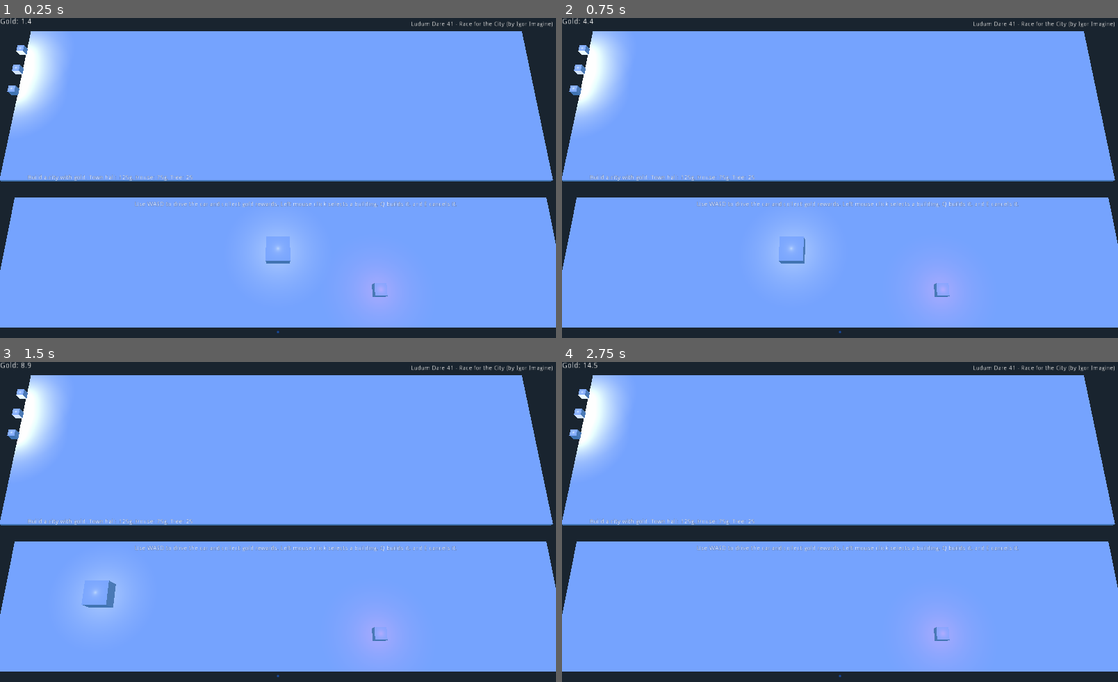
Above: before the commit, frames 1-4 (two rows, left to right).
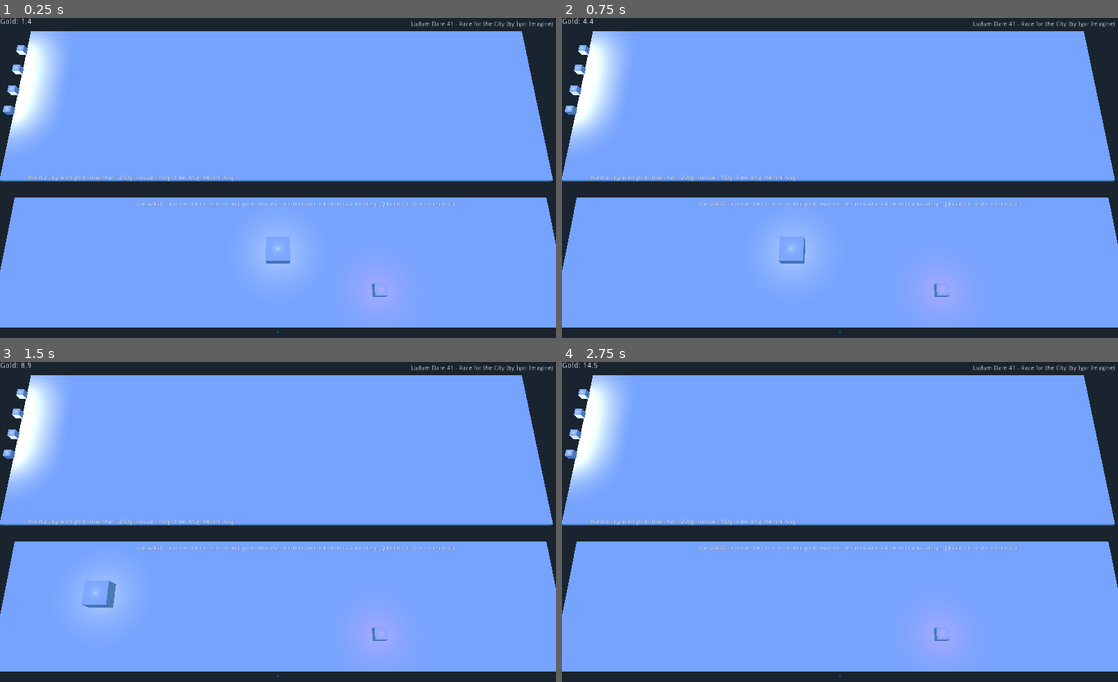
Above: after the commit, the same moments.

Repository: igorimagine/ld41-race-for-the-city
Game: Godot game, scene res://scenes/Game.tscn
Same seed, same stepped clock (60 frames per second), same inputs: the game is played once before the commit and once after it.
Inputs (mouse positions are in pixels of both pictures, inside the frame that each line leads up to):
- Up to frame 1 (0.25 s): no input
- Up to frame 2 (0.75 s): move the mouse to (962, 165) at 0.52 s; hold A (A) from 0.53 s (still down)
- Up to frame 3 (1.5 s): tap E (E) at 0.8, 1.35 s; move the mouse to (166, 541) at 1.27 s; release A (A) at 1.28 s
- Up to frame 4 (2.75 s): tap Q (Q) at 1.55, 2.1 s; tap Enter at 2 s; move the mouse to (895, 451) at 2.02 s; hold S (S) from 2.03 s (still down)

The runs differ from the first frame. In frame 1, 0.9% of the frame differs, in the area x 0-43%, y 16-51%; in frame 2, 0.9%; in frame 3, 0.9%; in frame 4, 0.9%.

Commit message:
First published version!

Diff:
--- a/ttr1/scenes/BasicBench1.tscn
+++ b/ttr1/scenes/BasicBench1.tscn
@@ -6,12 +6,12 @@
 
 [node name="Cube" parent="." index="0"]
 
-transform = Transform( 0.193183, 0, -0.546756, 0, 0.25, 0, 0.158683, 0, 0.665632, 0, 1.01035, 0 )
+transform = Transform( 0.193183, 0, -0.546756, 0, 0.25, 0, 0.158683, 0, 0.665632, 0, 0.212587, 0 )
 _sections_unfolded = [ "Transform" ]
 
 [node name="BBenchOmniLight" type="OmniLight" parent="." index="2"]
 
-transform = Transform( 1, 0, 0, 0, 1, 0, 0, 0, 1, 0.582784, 1.48306, 0 )
+transform = Transform( 1, 0, 0, 0, 1, 0, 0, 0, 1, -0.0659114, 0.726779, 0.332926 )
 layers = 1
 light_color = Color( 1, 1, 1, 1 )
 light_energy = 1.0
@@ -26,7 +26,7 @@
 shadow_contact = 0.0
 shadow_reverse_cull_face = false
 editor_only = false
-omni_range = 2.3
+omni_range = 0.8
 omni_attenuation = 1.0
 omni_shadow_mode = 1
 omni_shadow_detail = 1
--- a/ttr1/scenes/Game.tscn
+++ b/ttr1/scenes/Game.tscn
@@ -375,7 +375,36 @@
 omni_shadow_mode = 1
 omni_shadow_detail = 1
 
-[node name="YellowCubeSpatial" type="Spatial" parent="." index="13"]
+[node name="BenchUISpatial" type="Spatial" parent="." index="13"]
+
+transform = Transform( 0.33, 0, 0, 0, 0.33, 0, 0, 0, 0.33, -25.218, 0, -13.1925 )
+_sections_unfolded = [ "Transform" ]
+
+[node name="BenchUICube" parent="BenchUISpatial" index="0" instance=ExtResource( 2 )]
+
+[node name="BenchUIOmniLight" type="OmniLight" parent="BenchUISpatial" index="1"]
+
+transform = Transform( 1, 0, 0, 0, 1, 0, 0, 0, 1, 0, 1.05151, 0 )
+layers = 1
+light_color = Color( 1, 1, 1, 1 )
+light_energy = 1.0
+light_indirect_energy = 1.0
+light_negative = false
+light_specular = 0.5
+light_bake_mode = 1
+light_cull_mask = -1
+shadow_enabled = false
+shadow_color = Color( 0, 0, 0, 1 )
+shadow_bias = 0.15
+shadow_contact = 0.0
+shadow_reverse_cull_face = false
+editor_only = false
+omni_range = 5.0
+omni_attenuation = 1.0
+omni_shadow_mode = 1
+omni_shadow_detail = 1
+
+[node name="YellowCubeSpatial" type="Spatial" parent="." index="14"]
 
 transform = Transform( 1, 0, 0, 0, 1, 0, 0, 0, 1, 68.2062, 0, -17.0712 )
 _sections_unfolded = [ "Transform" ]
@@ -406,12 +435,12 @@
 omni_shadow_mode = 1
 omni_shadow_detail = 1
 
-[node name="BasicTree1" parent="." index="14" instance=ExtResource( 4 )]
+[node name="BasicTree1" parent="." index="15" instance=ExtResource( 4 )]
 
 transform = Transform( 0.254988, 0, -0.209478, 0, 0.33, 0, 0.209478, 0, 0.254988, 0, 0, -11.5492 )
 visible = false
 
-[node name="BasicBench1" parent="." index="15" instance=ExtResource( 5 )]
+[node name="BasicBench1" parent="." index="16" instance=ExtResource( 5 )]
 
 transform = Transform( 1, 0, 0, 0, 1, 0, 0, 0, 1, -2.6194, 0, -13.4804 )
 visible = false
--- a/ttr1/scripts/Game.gd
+++ b/ttr1/scripts/Game.gd
@@ -14,15 +14,19 @@
 onready var ground_top = $GroundTop
 onready var yellow_cube_spatial = $YellowCubeSpatial
 #onready var yellow_cube_scene = load("res://scenes/YellowCube.tscn")
+onready var no_gold_label = $NoGoldErrMsgTextureRect/NoGoldErrMsgLabel
+onready var city_tutorial_label = $CityTutorialMsgTextureRect2/CityTutorialMsgLabel
 onready var basic_house_scene = load("res://scenes/BasicHouse3.tscn")
 onready var basic_town_hall_scene = load("res://scenes/BasicTownHall.tscn")
 onready var basic_tree_scene = load("res://scenes/BasicTree1.tscn")
-onready var no_gold_label = $NoGoldErrMsgTextureRect/NoGoldErrMsgLabel
-onready var city_tutorial_label = $CityTutorialMsgTextureRect2/CityTutorialMsgLabel
+onready var basic_bench_scene = load("res://scenes/BasicBench1.tscn")
+
+onready var test_prices = false
 
 onready var townhallBuildableEntity = null
 onready var houseBuildableEntity = null
 onready var treeBuildableEntity = null
+onready var benchBuildableEntity = null
 
 func _ready():
 	randomize()
@@ -31,17 +35,25 @@
 	townhallBuildableEntity = BuildableEntity.new()
 	townhallBuildableEntity.entity_ui_area = $TownHallUISpatial/TownHallUICube/Area
 	townhallBuildableEntity.scene_instance = basic_town_hall_scene
-	townhallBuildableEntity.gold_price = 125
+	townhallBuildableEntity.gold_price = 250
 	houseBuildableEntity = BuildableEntity.new()
 	houseBuildableEntity.entity_ui_area = $HouseUISpatial/HouseUICube/Area
 	houseBuildableEntity.scene_instance = basic_house_scene
-	houseBuildableEntity.gold_price = 75
-	#houseBuildableEntity.gold_price = 1
+	houseBuildableEntity.gold_price = 150
 	treeBuildableEntity = BuildableEntity.new()
 	treeBuildableEntity.entity_ui_area = $TreeUISpatial/TreeUICube/Area
 	treeBuildableEntity.scene_instance = basic_tree_scene
-	treeBuildableEntity.gold_price = 25
-	city_tutorial_label.text = "Build a city with gold. Town hall: " + str(townhallBuildableEntity.gold_price) + "g, House: " + str(houseBuildableEntity.gold_price) + "g, Tree: " + str(treeBuildableEntity.gold_price)
+	treeBuildableEntity.gold_price = 65
+	benchBuildableEntity = BuildableEntity.new()
+	benchBuildableEntity.entity_ui_area = $BenchUISpatial/BenchUICube/Area
+	benchBuildableEntity.scene_instance = basic_bench_scene
+	benchBuildableEntity.gold_price = 65
+	if test_prices:
+		townhallBuildableEntity.gold_price = 1
+		houseBuildableEntity.gold_price = 1
+		treeBuildableEntity.gold_price = 1
+		benchBuildableEntity.gold_price = 1
+	city_tutorial_label.text = "Build a city with gold. Town hall: " + str(townhallBuildableEntity.gold_price) + "g, House: " + str(houseBuildableEntity.gold_price) + "g, Tree: " + str(treeBuildableEntity.gold_price) + "g, Bench: " + str(benchBuildableEntity.gold_price) + "g"
 	pass
 
 class BuildableEntity:
@@ -119,12 +131,14 @@
 	townhallBuildableEntity.do_lmb_logic(hit)
 	houseBuildableEntity.do_lmb_logic(hit)
 	treeBuildableEntity.do_lmb_logic(hit)
+	benchBuildableEntity.do_lmb_logic(hit)
 
 func _process(delta):
 	reward_delay -= 1
 	townhallBuildableEntity.process_beginning()
 	houseBuildableEntity.process_beginning()
 	treeBuildableEntity.process_beginning()
+	benchBuildableEntity.process_beginning()
 	if car_area.overlaps_area(road_top_area):
 		gold += 0.1
 		pass
@@ -148,16 +162,19 @@
 	townhallBuildableEntity.process_middle(get_viewport().get_mouse_position(), main_camera, ground_top, self)
 	houseBuildableEntity.process_middle(get_viewport().get_mouse_position(), main_camera, ground_top, self)
 	treeBuildableEntity.process_middle(get_viewport().get_mouse_position(), main_camera, ground_top, self)
+	benchBuildableEntity.process_middle(get_viewport().get_mouse_position(), main_camera, ground_top, self)
 	if Input.is_action_just_pressed("Q"):
 		# place the building
 		townhallBuildableEntity.input_add_logic(self)
 		houseBuildableEntity.input_add_logic(self)
 		treeBuildableEntity.input_add_logic(self)
+		benchBuildableEntity.input_add_logic(self)
 	if Input.is_action_just_pressed("E"):
 		# cancel building placement
 		townhallBuildableEntity.input_remove_logic()
 		houseBuildableEntity.input_remove_logic()
 		treeBuildableEntity.input_remove_logic()
+		benchBuildableEntity.input_remove_logic()
 
 func _move_reward():
 	var x_range = rand_range(-21.7, 21.7)
Not shown, added: ttr1/export_presets.cfg
